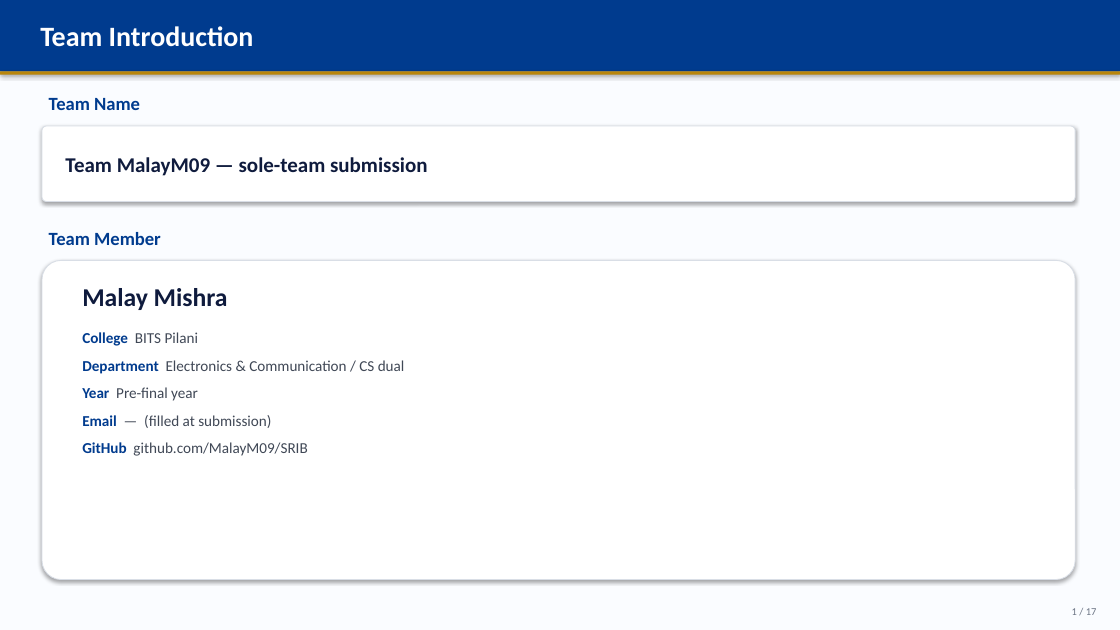
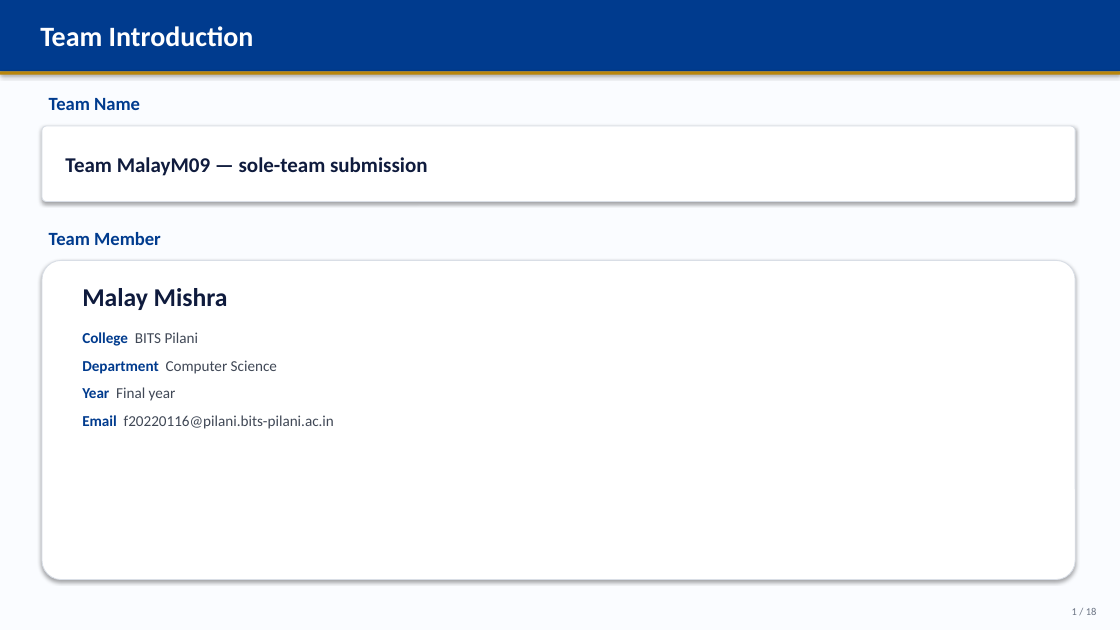
Before and after one commit to MalayM09/SRIB, a slide deck: slide 1 of BlueprintPPT/AX_Hackathon_Phase1_Blueprint_FILLED.pptx. Drawn at 1120x630 pixels with LibreOffice and Linux fonts; fonts in the diff are those of the drawing. Boxes give left, top, right and bottom in pixels: in the first picture for what was removed or moved away, otherwise in the second. Text is boxed around its words. In the diff, an @@ line names an element or a change of style, - is before the commit and + after.

```diff
--- a/BlueprintPPT/AX_Hackathon_Phase1_Blueprint_FILLED.pptx
+++ b/BlueprintPPT/AX_Hackathon_Phase1_Blueprint_FILLED.pptx
@@ text at [82, 360, 334, 429]: text changed @@
-Department Electronics & Communication / CS dual
-Year Pre-final year
-Email — (filled at submission)
-GitHub github.com/MalayM09/SRIB
+Department Computer Science
+Year Final year
+Email f20220116@pilani.bits-pilani.ac.in
@@ text at [1072, 608, 1097, 615]: text changed @@
-1 / 17
+1 / 18
```
Also in this commit, not shown: 15 other slides changed, 1 slide added, 1 other file.
